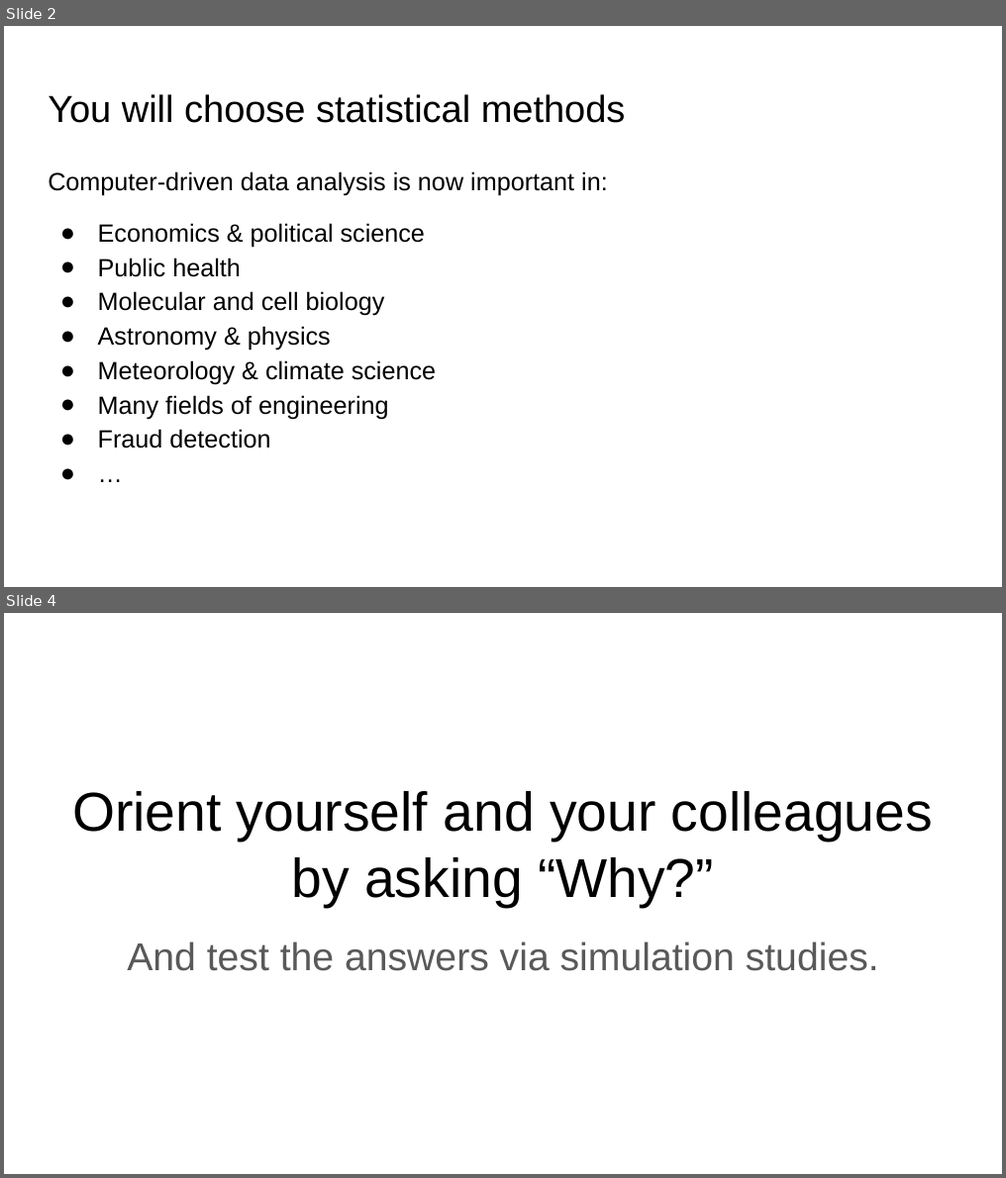
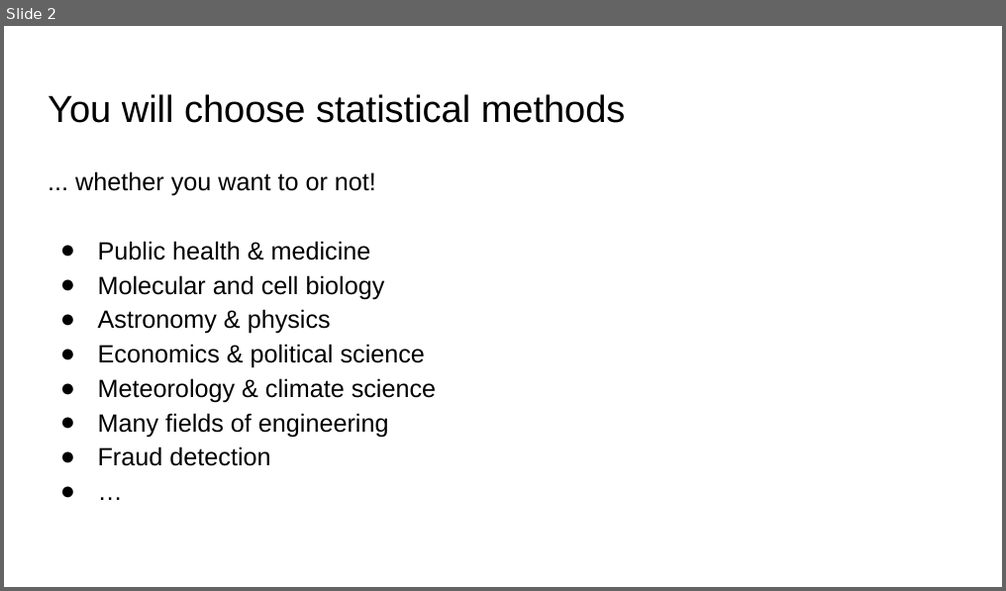
Before and after one commit to ekernf01/HEART_choosing_stat_methods, a slide deck: course content/Choosing statistical methods day 1.pptx. Shown one above the other, each under a label of ours: slides 2 and 4 before the commit, slide 2 after it; the slides between them are not shown. The pictures are 1006x1178 and 1006x591 pixels, drawn with LibreOffice and Linux fonts; fonts in the diff are those of the drawing. Boxes give left, top, right and bottom in pixels: in the first picture for what was removed or moved away, otherwise in the second. Text is boxed around its words. In the diff, an @@ line names an element or a change of style, - is before the commit and + after.

```diff
--- a/course content/Choosing statistical methods day 1.pptx
+++ b/course content/Choosing statistical methods day 1.pptx
@@ slide 4 removed at bbox=[4, 613, 1002, 1174], background #FFFFFF @@
@@ text removed at bbox=[72, 791, 933, 907] @@
-Orient yourself and your colleagues by asking “Why?”
@@ text removed at bbox=[127, 942, 879, 971] @@
-And test the answers via simulation studies.
@@ slide 2 changed as well @@
@@ text at bbox=[75, 172, 376, 261]: text changed @@
-Computer-driven data analysis is now important in:
-● Economics & political science
-● Public health
+... whether you want to or not!
+● Public health & medicine
@@ text at bbox=[98, 344, 425, 369]: paragraph added @@
+● Economics & political science
```
Also in this commit, not shown: 4 other slides changed, 3 slides added, 3 other slides removed, 1 other file.
